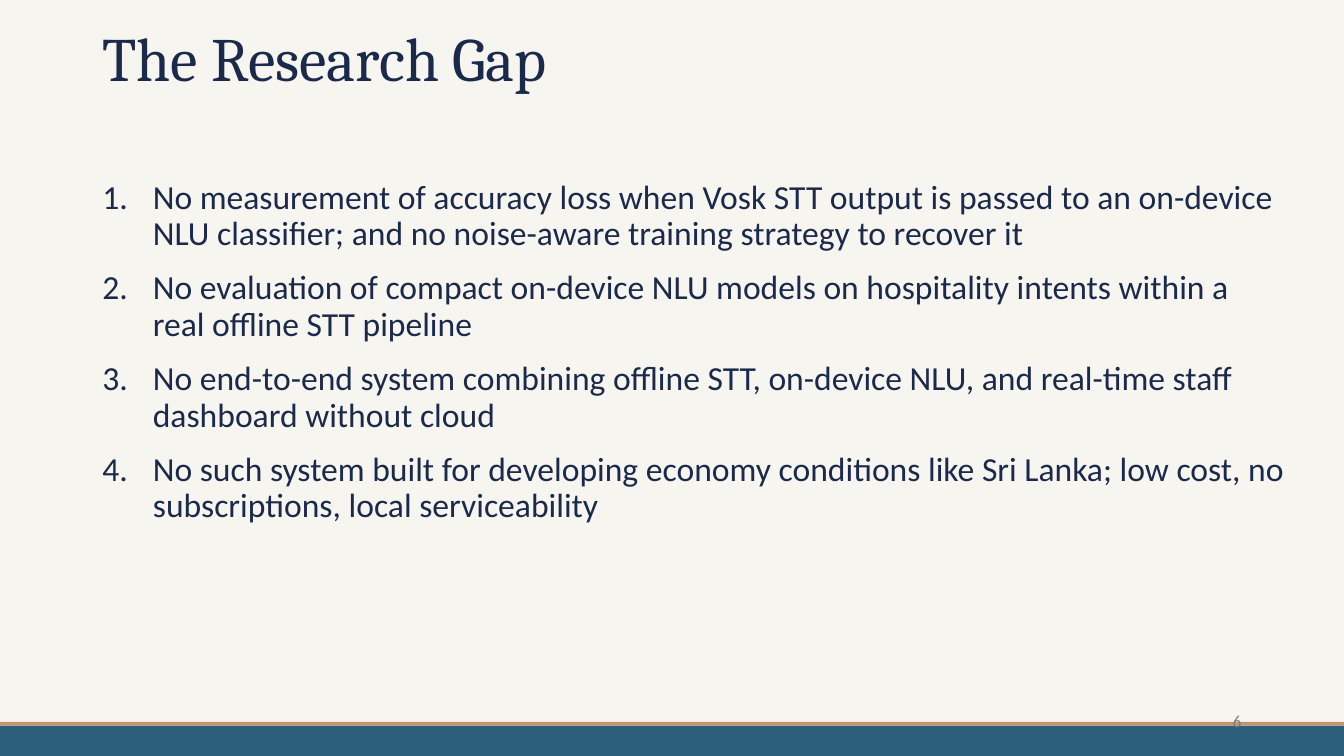
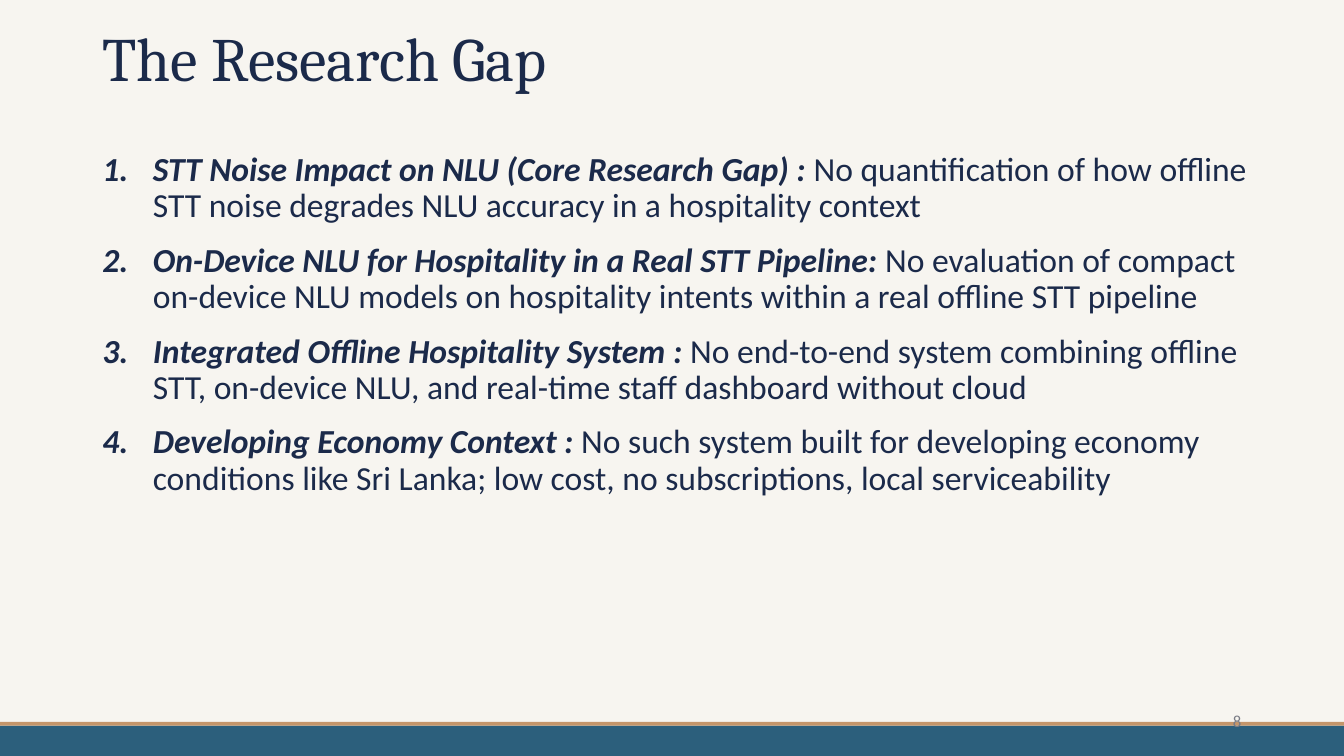
Before and after one commit to mdpw/msc-research, a slide deck: slide 8 of documents/Viva Presentation.pptx (slide 6 before the commit). Drawn at 1344x756 pixels with LibreOffice and Linux fonts; fonts in the diff are those of the drawing. Boxes give left, top, right and bottom in pixels: in the first picture for what was removed or moved away, otherwise in the second. Text is boxed around its words. In the diff, an @@ line names an element or a change of style, - is before the commit and + after.

Commit message:
footerd space added 3.5 modified 3.8.2	Speech Recognition Accuracy - add CER pdf updated ppt updated

```diff
--- a/documents/Viva Presentation.pptx
+++ b/documents/Viva Presentation.pptx
@@ subtitle at bbox=[153, 156, 1247, 496]: text changed @@
-1. No measurement of accuracy loss when Vosk STT output is passed to an on-device NLU classifier; and no noise-aware training strategy to recover it
-2. No evaluation of compact on-device NLU models on hospitality intents within a real offline STT pipeline
-3. No end-to-end system combining offline STT, on-device NLU, and real-time staff dashboard without cloud
-4. No such system built for developing economy conditions like Sri Lanka; low cost, no subscriptions, local serviceability
+1. STT Noise Impact on NLU (Core Research Gap) : No quantification of how offline STT noise degrades NLU accuracy in a hospitality context
+2. On-Device NLU for Hospitality in a Real STT Pipeline: No evaluation of compact on-device NLU models on hospitality intents within a real offline STT pipeline
+3. Integrated Offline Hospitality System : No end-to-end system combining offline STT, on-device NLU, and real-time staff dashboard without cloud
+4. Developing Economy Context : No such system built for developing economy conditions like Sri Lanka; low cost, no subscriptions, local serviceability
@@ page number at bbox=[1233, 714, 1241, 732]: text changed @@
-6
+8
```
Also in this commit, not shown: 2 other slides changed, 2 slides added, 2 other files.
